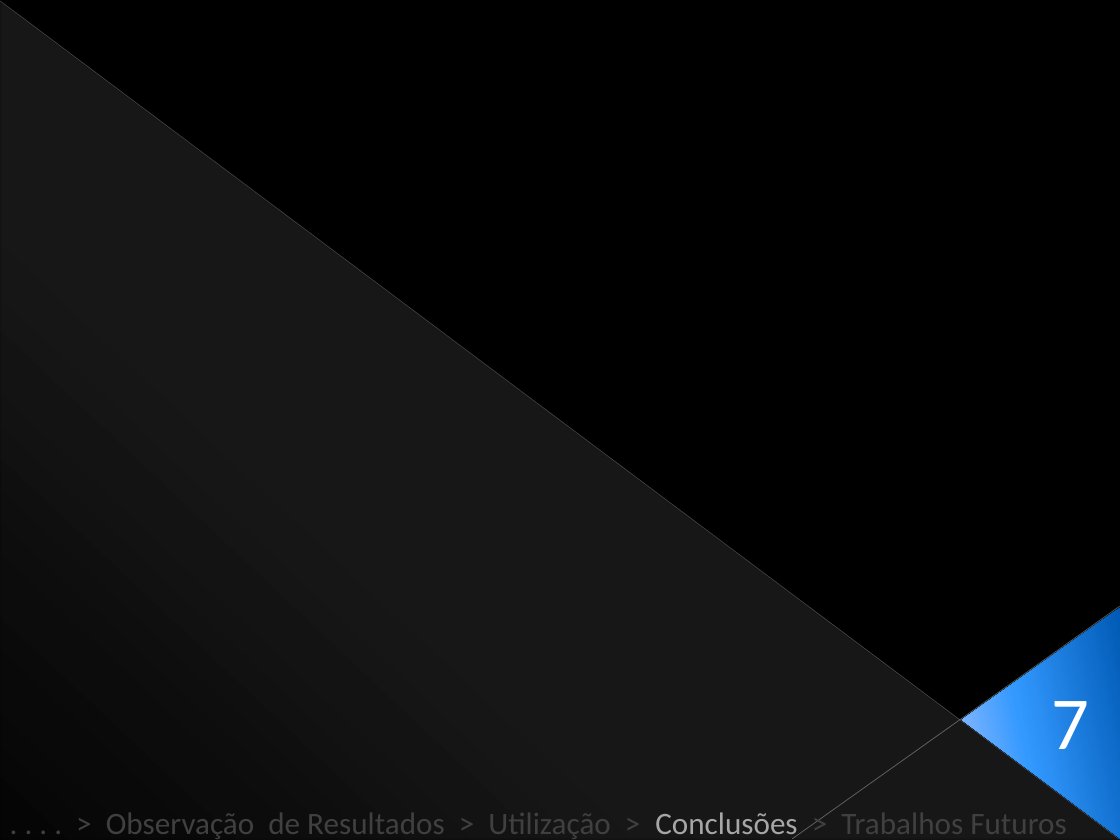
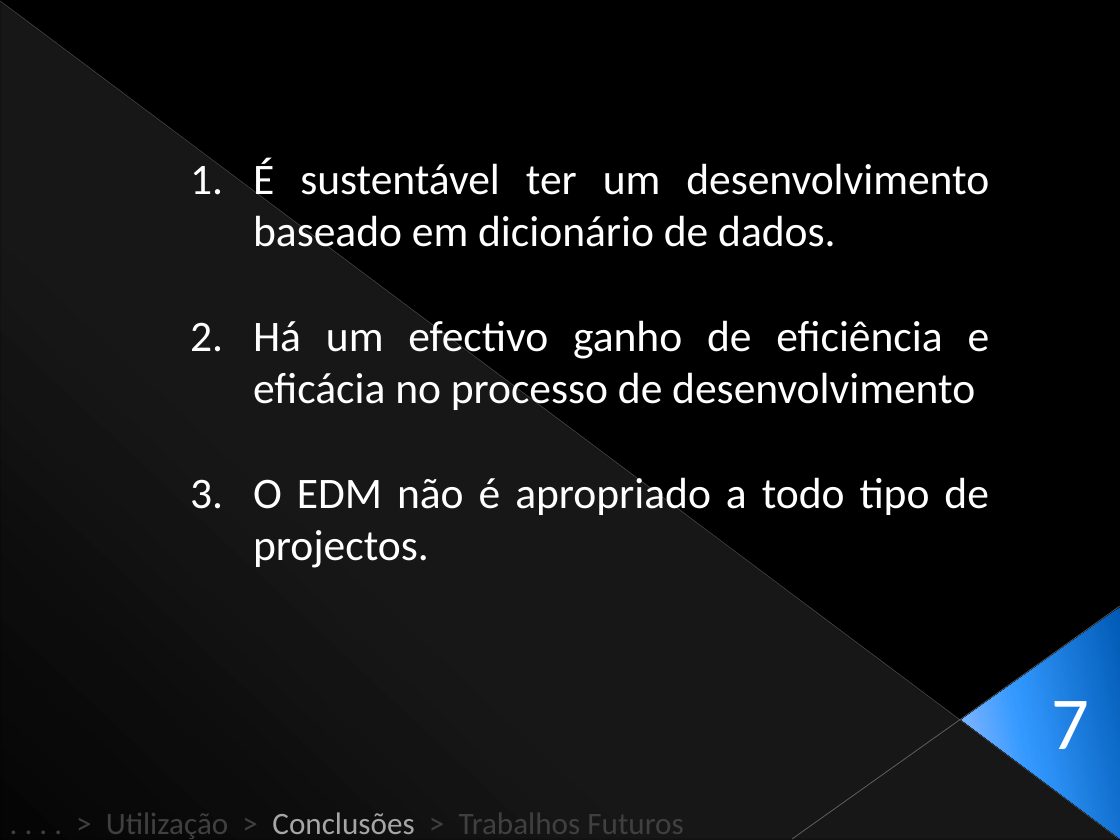
Before and after one commit to Netivski/projectoseminario, a slide deck: slide 34 of Apresentação Final/Presentation Sketch.pptx (slide 30 before the commit). Drawn at 1120x840 pixels with LibreOffice and Linux fonts; fonts in the diff are those of the drawing. Boxes give left, top, right and bottom in pixels: in the first picture for what was removed or moved away, otherwise in the second. Text is boxed around its words. In the diff, an @@ line names an element or a change of style, - is before the commit and + after.

```diff
--- a/Apresentação Final/Presentation Sketch.pptx
+++ b/Apresentação Final/Presentation Sketch.pptx
@@ text added at box(253, 158, 990, 568), 28 pt, text #FFFFFF @@
+1. É sustentável ter um desenvolvimento baseado em dicionário de dados.
+2. Há um efectivo ganho de eficiência e eficácia no processo de desenvolvimento
+3. O EDM não é apropriado a todo tipo de projectos.
@@ text at box(106, 812, 683, 839): text changed @@
-. . . . > Observação de Resultados > Utilização > Conclusões > Trabalhos Futuros
+. . . . > Utilização > Conclusões > Trabalhos Futuros
```
Also in this commit, not shown: 1 other slide changed, 4 slides added.
